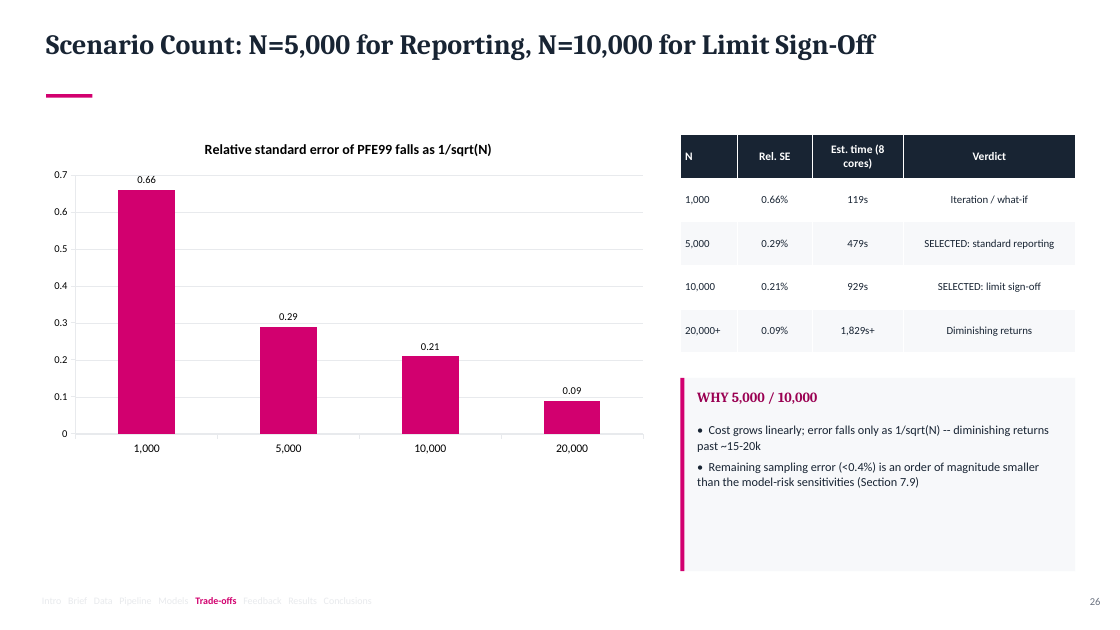
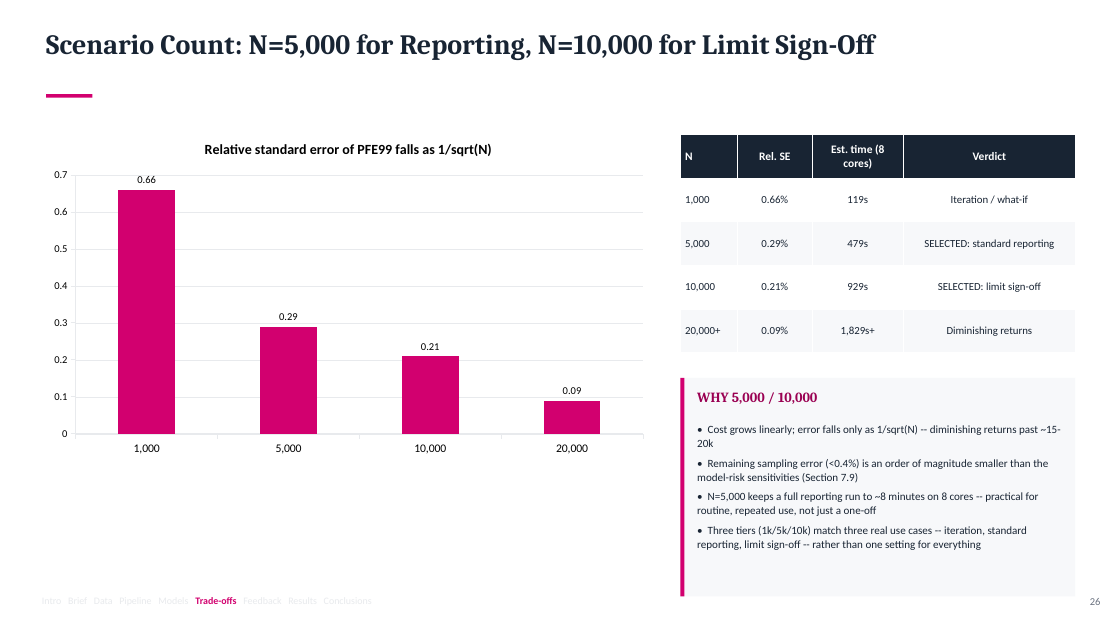
Before and after one commit to eshapandya24/capitolis-risk-engine, a slide deck: slide 26 of docs/Capitolis_CCR_Client_Final_Presentation.pptx. Drawn at 1120x630 pixels with LibreOffice and Linux fonts; fonts in the diff are those of the drawing. Boxes give left, top, right and bottom in pixels: in the first picture for what was removed or moved away, otherwise in the second. Text is boxed around its words. In the diff, an @@ line names an element or a change of style, - is before the commit and + after.

```diff
--- a/docs/Capitolis_CCR_Client_Final_Presentation.pptx
+++ b/docs/Capitolis_CCR_Client_Final_Presentation.pptx
@@ rectangle: place and size @@
-rectangle at [681, 378, 1075, 571]
+rectangle at [681, 378, 1075, 597]
@@ rectangle: place and size @@
-rectangle at [681, 378, 685, 571]
+rectangle at [681, 378, 685, 597]
@@ text at [697, 425, 1061, 483]: size 10.5 to 9.5 pt in "• Cost grows linearly; error falls only ...", "• Remaining sampling error (<0.4%) is an ..." @@
@@ text at [697, 492, 1039, 550]: paragraphs added @@
+• N=5,000 keeps a full reporting run to ~8 minutes on 8 cores -- practical for routine, repeated use, not just a one-off
+• Three tiers (1k/5k/10k) match three real use cases -- iteration, standard reporting, limit sign-off -- rather than one setting for everything
```
Also in this commit, not shown: 11 other slides changed, 1 other file.
